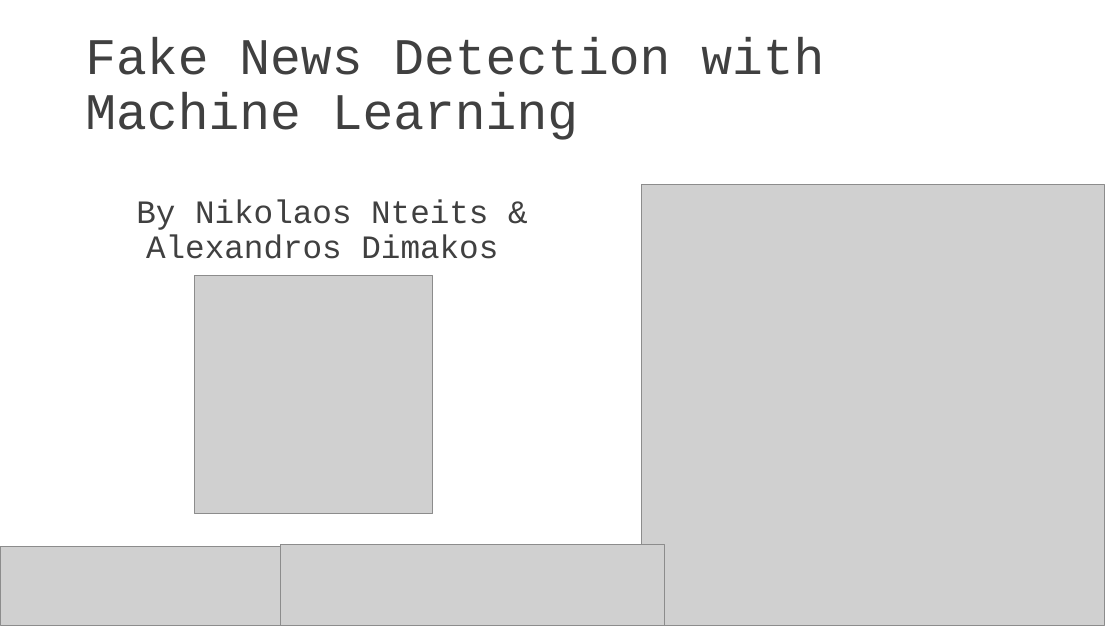
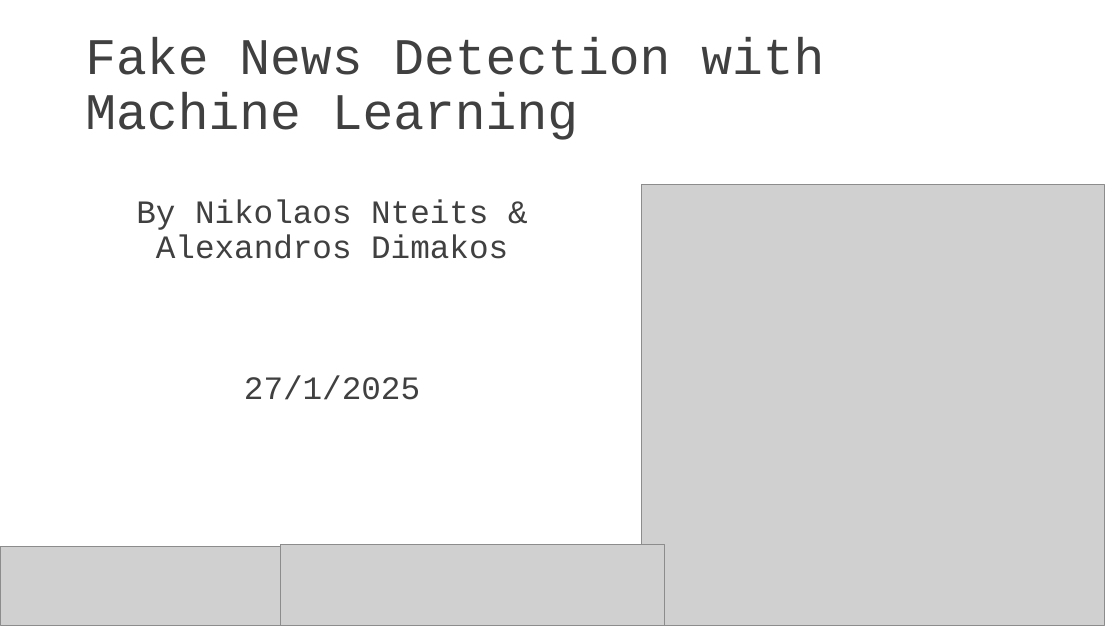
Before and after one commit to nteitsnik/ML_P2, a slide deck: slide 1 of Fake News Detection with Machine Learning.pptx. Drawn at 1120x630 pixels with LibreOffice and Linux fonts; fonts in the diff are those of the drawing; grey boxes stand for pictures. Boxes give left, top, right and bottom in pixels: in the first picture for what was removed or moved away, otherwise in the second. Text is boxed around its words. In the diff, an @@ line names an element or a change of style, - is before the commit and + after.

```diff
--- a/Fake News Detection with Machine Learning.pptx
+++ b/Fake News Detection with Machine Learning.pptx
@@ subtitle "By Nikolaos Nteits & Alexandros ..." rewrapped from <box>136,199,498,259</box> to <box>136,199,508,400</box> @@
@@ picture removed at <box>194,276,433,514</box> @@
```
Also in this commit, not shown: 7 other slides changed, 13 slides added, 14 slides removed.
